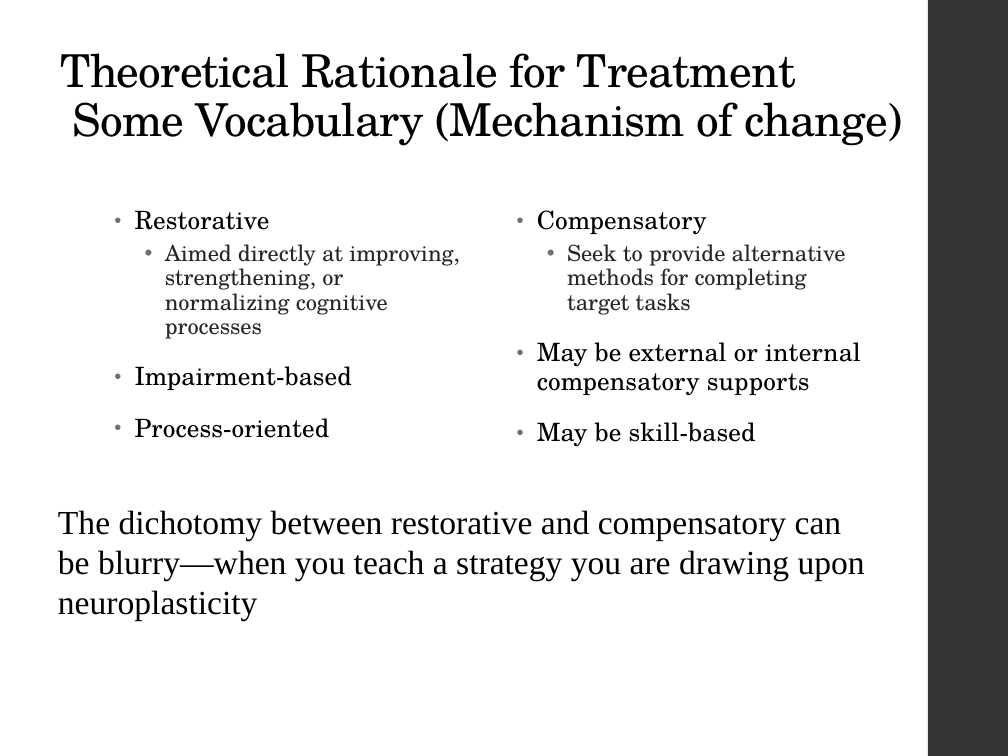
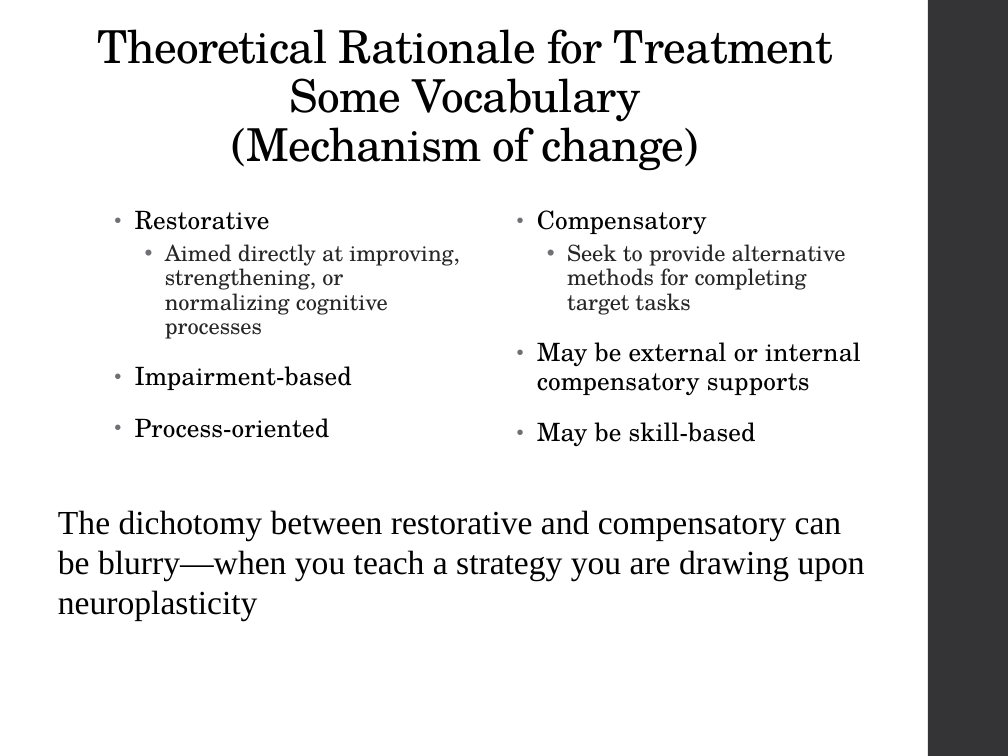
Before and after one commit to Jim-Wright90/cds_663_winter_2021, a slide deck: slide 10 of slides/Week1_21.pptx. Drawn at 1008x756 pixels with LibreOffice and Linux fonts; fonts in the diff are those of the drawing. Boxes give left, top, right and bottom in pixels: in the first picture for what was removed or moved away, otherwise in the second. Text is boxed around its words. In the diff, an @@ line names an element or a change of style, - is before the commit and + after.

```diff
--- a/slides/Week1_21.pptx
+++ b/slides/Week1_21.pptx
@@ title "Theoretical Rationale for Treatment Some ...": place and size @@
-title "Theoretical Rationale for Treatment Some ..." at (60, 53, 903, 146)
+title "Theoretical Rationale for Treatment Some ..." at (98, 29, 833, 171)
@@ title "Theoretical Rationale for Treatment Some ..." at (98, 29, 833, 171): alignment left to centre @@
```
Also in this commit, not shown: 9 other slides changed, 1 slide removed, 4 other files.
